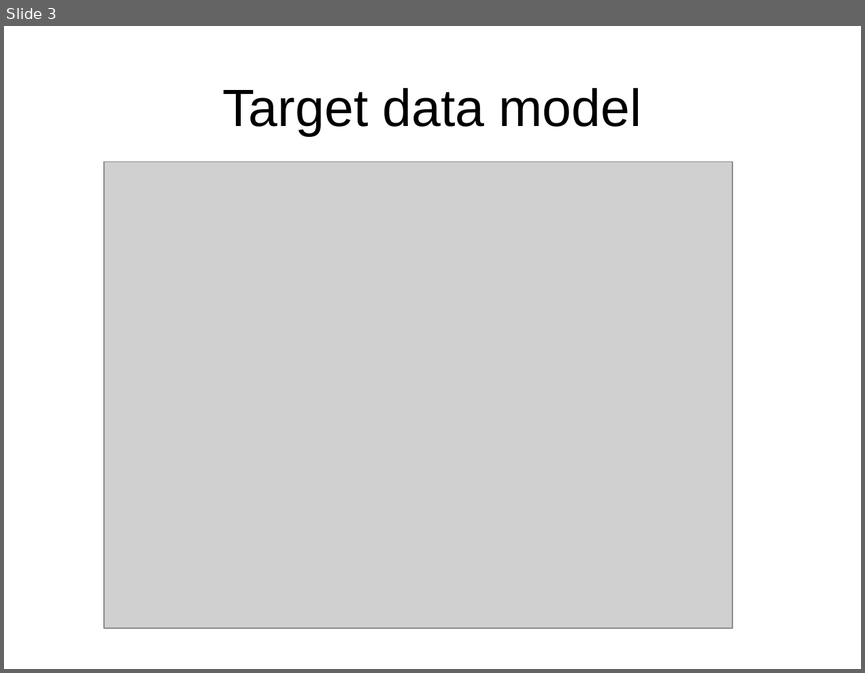
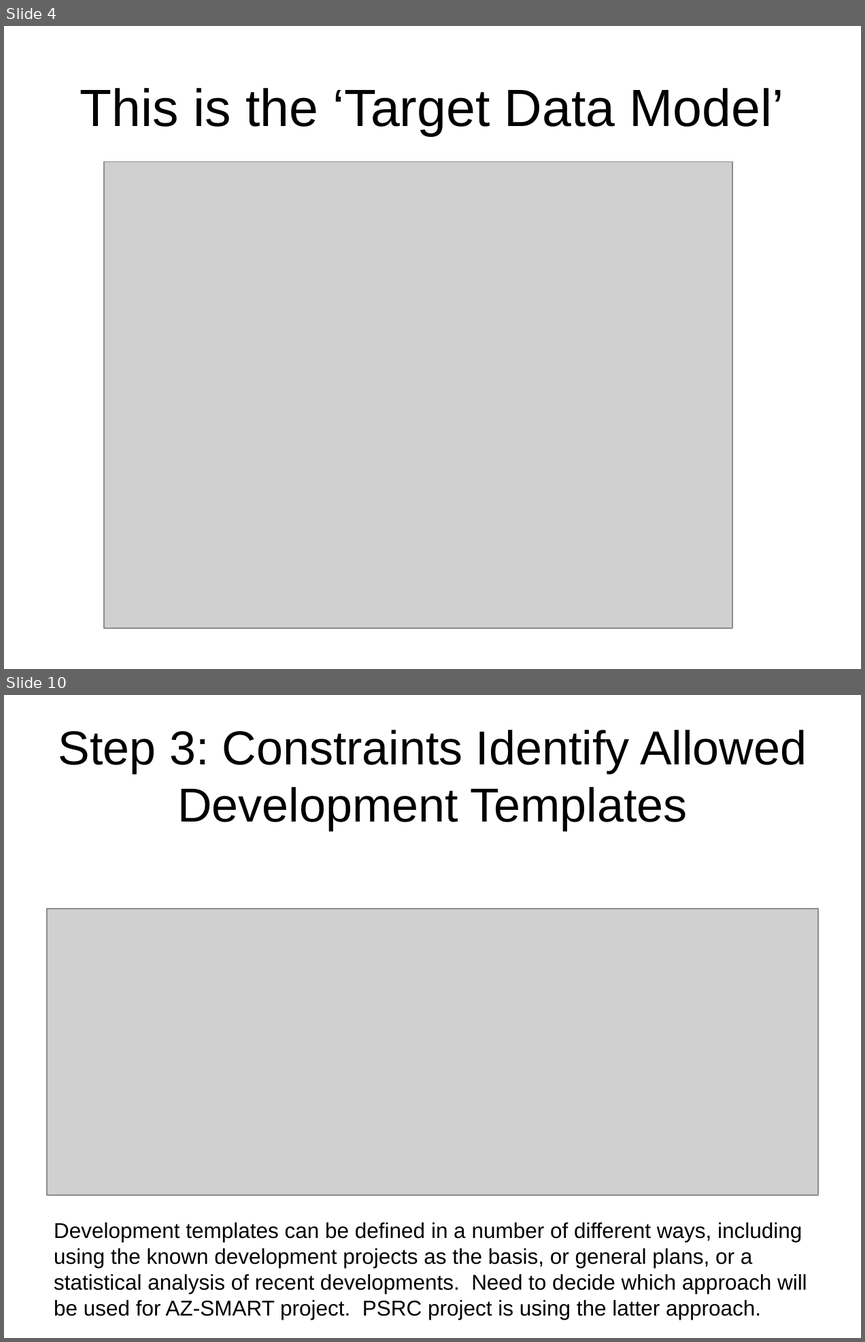
Before and after one commit to psrc/urbansim, a slide deck: az_smart/datamodel/AZ-SMART_model_process.ppt. Shown one above the other, each under a label of ours: slide 3 before the commit, slides 4 and 10 after it; the slides between them are not shown. The pictures are 865x673 and 865x1342 pixels, drawn with LibreOffice and Linux fonts; fonts in the diff are those of the drawing; grey boxes stand for pictures. Boxes give left, top, right and bottom in pixels: in the first picture for what was removed or moved away, otherwise in the second. Text is boxed around its words. In the diff, an @@ line names an element or a change of style, - is before the commit and + after.

```diff
--- a/az_smart/datamodel/AZ-SMART_model_process.ppt
+++ b/az_smart/datamodel/AZ-SMART_model_process.ppt
@@ slide 10 added at [4,695,861,1338], background #FFFFFF @@
@@ title added at [58,730,806,830], 40 pt, text #000000 @@
+Step 3: Constraints Identify Allowed Development Templates
@@ picture added at [47,909,818,1195] @@
@@ text added at [54,1222,807,1319], 18 pt, text #000000 @@
+Development templates can be defined in a number of different ways, including
+using the known development projects as the basis, or general plans, or a
+statistical analysis of recent developments. Need to decide which approach will
+be used for AZ-SMART project. PSRC project is using the latter approach.
@@ what was slide 3 is now slide 4 @@
@@ slide 4 changed as well @@
@@ title at [80,88,784,136]: text changed @@
-Target data model
+This is the ‘Target Data Model’
```
Also in this commit, not shown: 9 other slides added, 7 slides removed, 4 other files.
